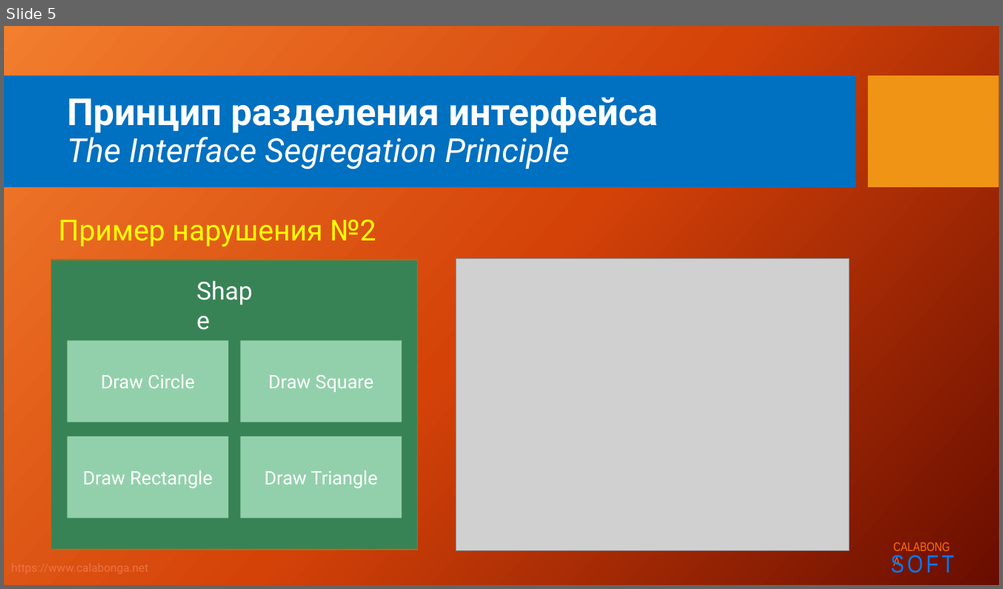
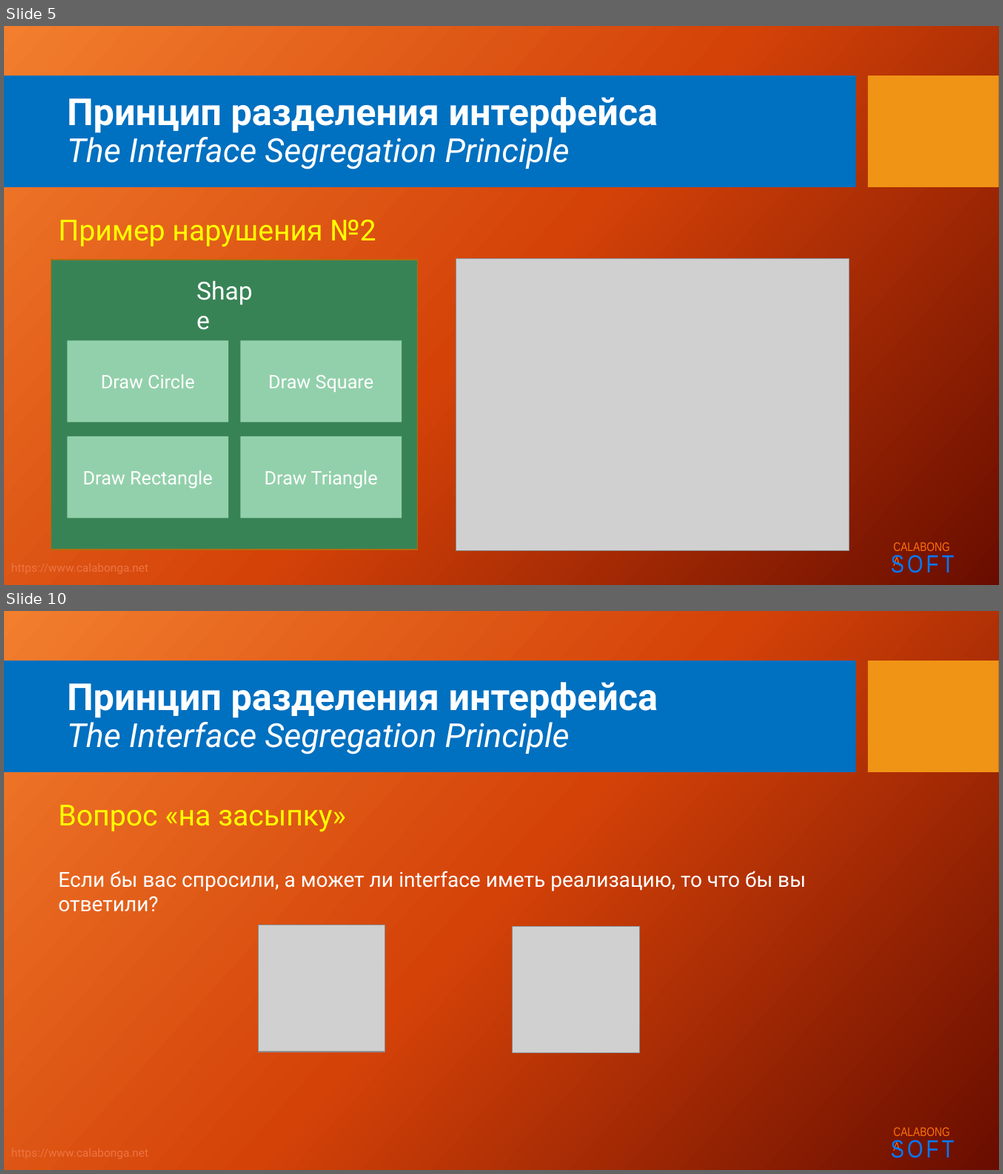
Before and after one commit to Calabonga/SOLID, a slide deck: Powerpoint/4.SOLID_I.pptx. Shown one above the other, each under a label of ours: slide 5 before the commit, slides 5 and 10 after it; the slides between them are not shown. The pictures are 1003x589 and 1003x1174 pixels, drawn with LibreOffice and Linux fonts; fonts in the diff are those of the drawing; grey boxes stand for pictures; background and template pictures are left out. Boxes give left, top, right and bottom in pixels: in the first picture for what was removed or moved away, otherwise in the second. Text is boxed around its words. In the diff, an @@ line names an element or a change of style, - is before the commit and + after.

```diff
--- a/Powerpoint/4.SOLID_I.pptx
+++ b/Powerpoint/4.SOLID_I.pptx
@@ slide 10 added at [4,611,999,1170], background picture (left out); not listed: 5 template elements that a slide beside it also shows @@
@@ title added at [67,682,658,755], 32 pt, text #FFFFFF, italic @@
+Принцип разделения интерфейса
+The Interface Segregation Principle
@@ text added at [58,805,805,912], 20 pt, text #FFFFFF @@
+Вопрос «на засыпку»
+Если бы вас спросили, а может ли interface иметь реализацию, то что бы вы ответили?
@@ picture added at [259,925,385,1052] @@
@@ picture added at [513,926,640,1054] @@
```
Also in this commit, not shown: 2 slides changed, 5 other slides added, 27 other files.
